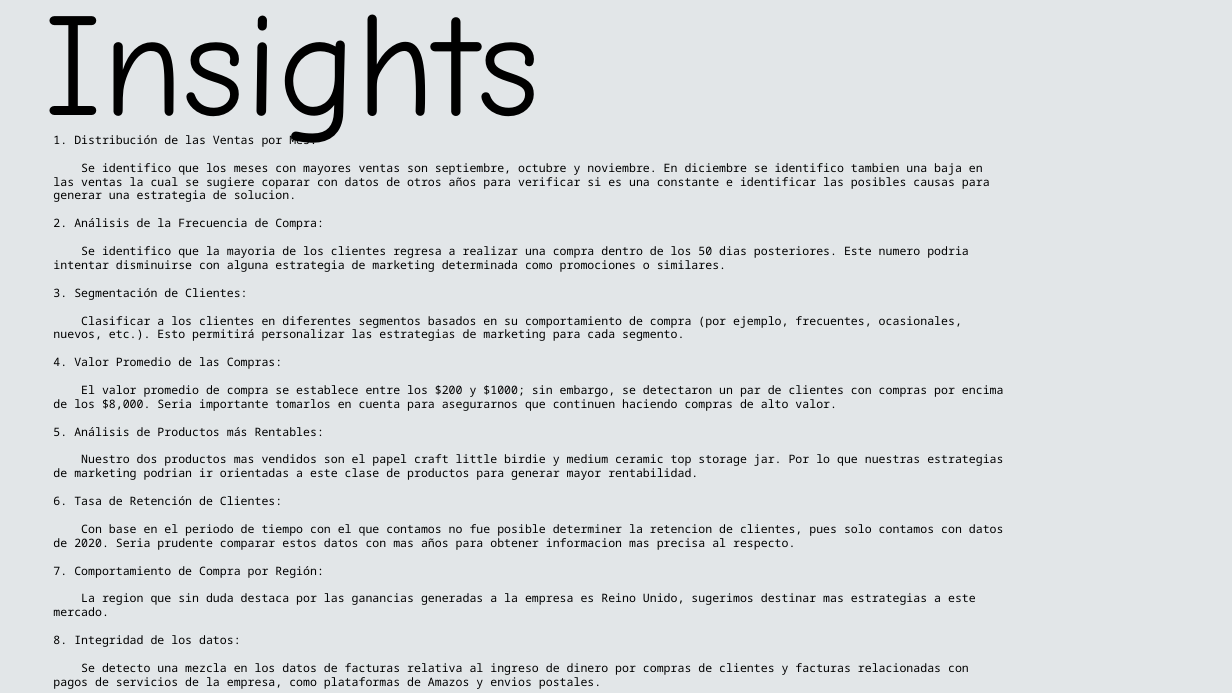
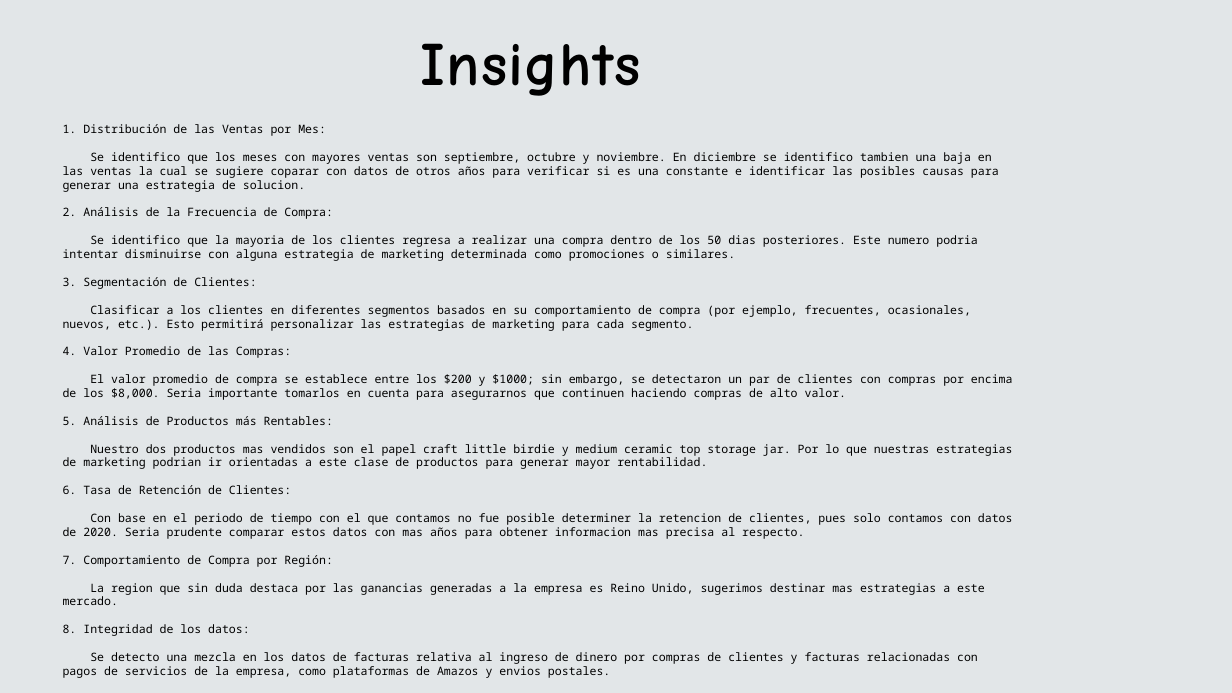
Before and after one commit to kelvin-lab/Customer-Segmentation-CLTV-Retail, a slide deck: slide 20 of Data/static/Esqueleto.pptx. Drawn at 1232x693 pixels with LibreOffice and Linux fonts; fonts in the diff are those of the drawing. Boxes give left, top, right and bottom in pixels: in the first picture for what was removed or moved away, otherwise in the second. Text is boxed around its words. In the diff, an @@ line names an element or a change of style, - is before the commit and + after.

```diff
--- a/Data/static/Esqueleto.pptx
+++ b/Data/static/Esqueleto.pptx
@@ text "Insights": place and size @@
-text "Insights" at [44,14,539,147]
+text "Insights" at [420,43,641,96]
@@ text "Insights" at [420,43,641,96]: size 115 to 48 pt, letter spacing 0 to 1 pt, bold on; alignment left to centre; vertical alignment top to middle @@
@@ text "1. Distribución de las Ventas ...": place and size @@
-text "1. Distribución de las Ventas ..." at [53,133,1004,689]
+text "1. Distribución de las Ventas ..." at [63,124,1013,678]
```
Also in this commit, not shown: 16 other slides changed, 2 other files.
